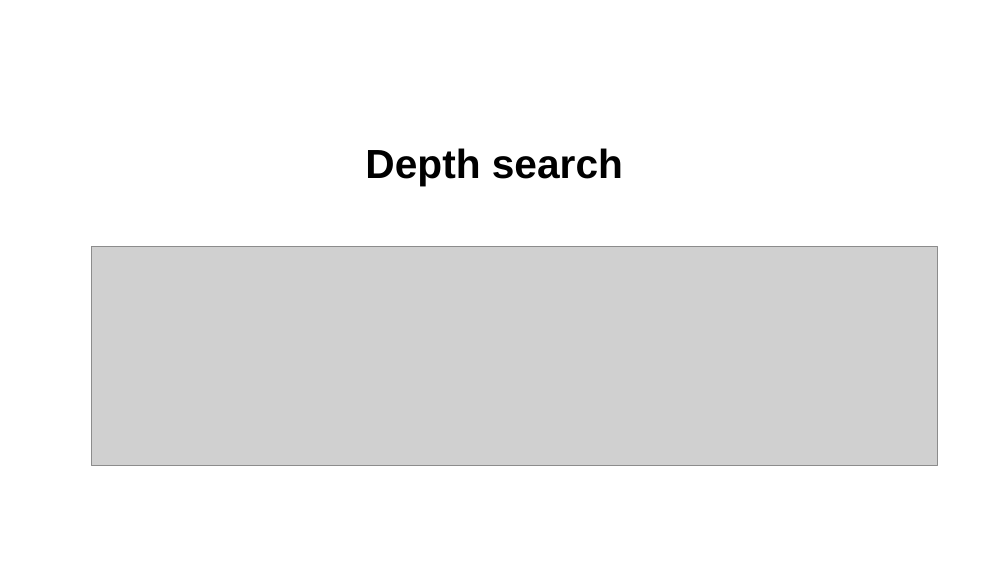
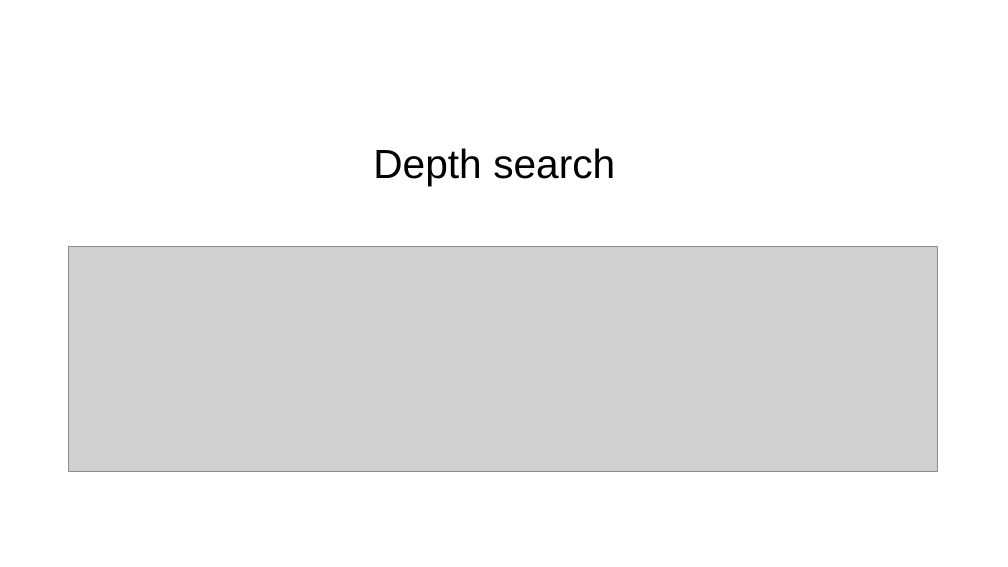
Before and after one commit to skrabbenborg/nosql-talk, a slide deck: slide 42 of presentation/presentation.pptx. Drawn at 1008x567 pixels with LibreOffice and Linux fonts; fonts in the diff are those of the drawing; grey boxes stand for pictures; background and template pictures are left out. Boxes give left, top, right and bottom in pixels: in the first picture for what was removed or moved away, otherwise in the second. Text is boxed around its words. In the diff, an @@ line names an element or a change of style, - is before the commit and + after.

```diff
--- a/presentation/presentation.pptx
+++ b/presentation/presentation.pptx
@@ text "Depth search" at (x1=373, y1=148, x2=615, y2=186): bold off @@
@@ picture resized from (x1=91, y1=246, x2=938, y2=466) to (x1=69, y1=246, x2=938, y2=471) @@
```
Also in this commit, not shown: 7 other slides changed.
